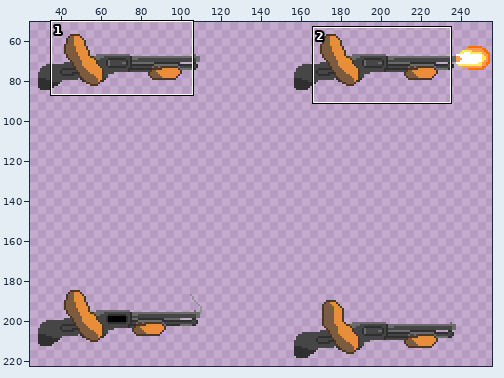
File history of a sprite sheet, Assets/Art/Sprites/Player/Shotgun/JumpShoot-Sheet.png. The first picture is a wide view before the edit; the outline marks the close-up.
Close-up. As it was:
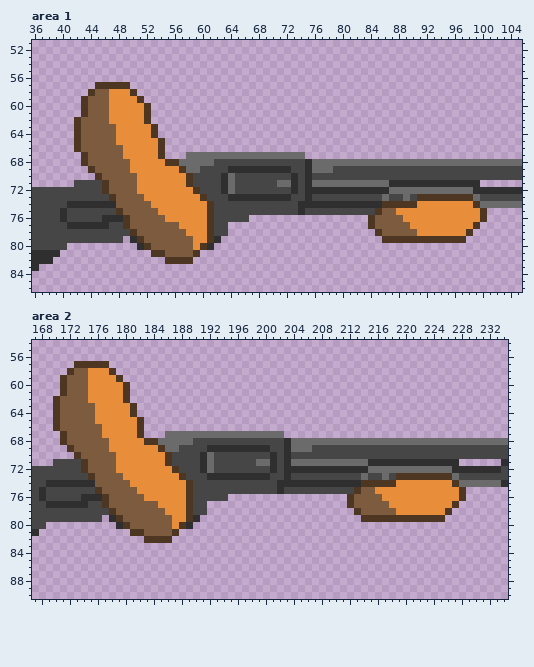
The file is 256x256 pixels. Shown: area 1: x 36..105, y 51..86; area 2: x 167..234, y 54..90. The wide view leaves out empty margins. The commit also changed other parts of the picture, which this record leaves out.
After the commit:
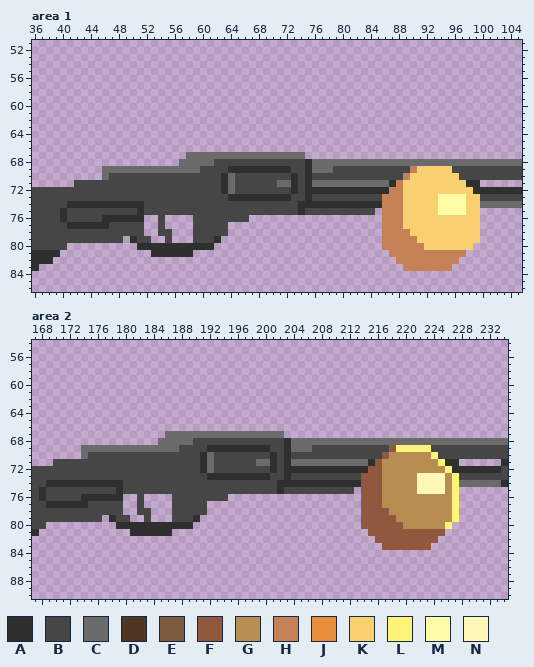
Palette (. is transparent): A #2f2f2f  B #464646  C #6b6b6b  D #4d3622  E #7c5b3f  F #90583f  G #b78e52  H #c38155  J #e88e3a  K #f8d06f  L #fff47a  M #fffea7  N #fff7b8
The exact change:
Changed rows in their new state; - is an unchanged pixel.
Area 1:
first column x 42:
57 ---.....---------------------------------------------------
58 --.......--------------------------------------------------
59 -.........-------------------------------------------------
60 -..........------------------------------------------------
61 -..........------------------------------------------------
62 ...........------------------------------------------------
63 ............-----------------------------------------------
64 ............-----------------------------------------------
65 .............----------------------------------------------
66 .............----------------------------------------------
67 -............----------------------------------------------
68 -..............--------------------------------------------
69 --..CCCCCCCCCCCC--------------------------------HKKKKK-----
70 ---.CBBBBBBBBBBBB------------------------------HKKKKKKK----
71 ----BBBBBBBBBBBBB-----------------------------HKKKKKKKKK---
72 ----BBBBBBBBBBBBBB---------------------------HHKKKKKKKKKK--
73 -----BBBBBBBBBBBBBB-------------------------HHHKKKKKMMMMKK-
74 ------AAAABBBBBBBBBB------------------------HHHKKKKKMMMMKK-
75 ------BBBABBBBBBBBBB-----------------------.HHHKKKKKMMMMKK.
76 -------AAA..B....BBB----------------------..HHHKKKKKKKKKKK.
77 -------BBB..B....BBB----------------------..HHHKKKKKKKKKKK-
78 --------BB..BB...BBB-----------------------.HHHHKKKKKKKKKK-
79 ---------BB..B...BBB------------------------HHHHHKKKKKKKKK-
80 ----------AAAAAAAAA-------------------------HHHHHHKKKKKKK--
81 -----------AAAAAA.---------------------------HHHHHHHHHHH---
82 -------------....-----------------------------HHHHHHHHH----
83 -----------------------------------------------HHHHHHH-----
Area 2:
first column x 170:
57 ---.....---------------------------------------------------
58 --.......--------------------------------------------------
59 -.........-------------------------------------------------
60 -..........------------------------------------------------
61 -..........------------------------------------------------
62 ...........------------------------------------------------
63 ............-----------------------------------------------
64 ............-----------------------------------------------
65 .............----------------------------------------------
66 .............----------------------------------------------
67 -............----------------------------------------------
68 -..............--------------------------------------------
69 --..CCCCCCCCCCCC--------------------------------FLLLLL-----
70 ---.CBBBBBBBBBBBB------------------------------FGGGGGGL----
71 ----BBBBBBBBBBBBB-----------------------------FGGGGGGGGL---
72 ----BBBBBBBBBBBBBB---------------------------FFGGGGGGGGGL--
73 -----BBBBBBBBBBBBBB-------------------------FFFGGGGGNNNNGL-
74 ------AAAABBBBBBBBBB------------------------FFFGGGGGNNNNGL-
75 ------BBBABBBBBBBBBB-----------------------.FFFGGGGGNNNNGL.
76 -------AAA..B....BBB----------------------..FFFGGGGGGGGGGL.
77 -------BBB..B....BBB----------------------..FFFGGGGGGGGGGL-
78 --------BB..BB...BBB-----------------------.FFFFGGGGGGGGGL-
79 ---------BB..B...BBB------------------------FFFFFGGGGGGGGL-
80 ----------AAAAAAAAA-------------------------FFFFFFGGGGGGL--
81 -----------AAAAAA.---------------------------FFFFFFFFFFF---
82 -------------....-----------------------------FFFFFFFFF----
83 -----------------------------------------------FFFFFFF-----
Boxes around the changes in both close-ups, in picture pixels (x1, y1, x2, y2):
changed: (74, 82, 214, 264)
changed: (368, 166, 487, 271)
changed: (53, 361, 193, 543)
changed: (347, 445, 466, 550)
